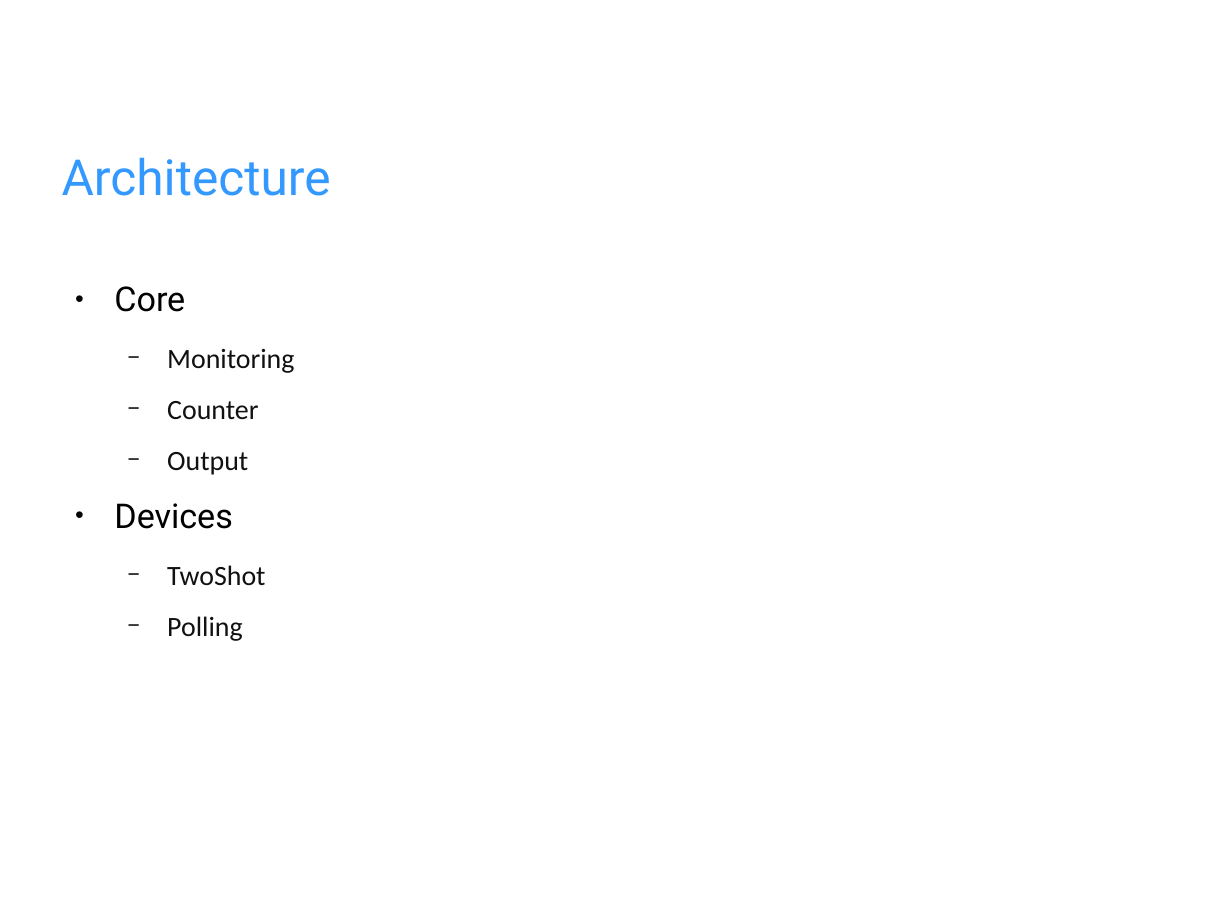
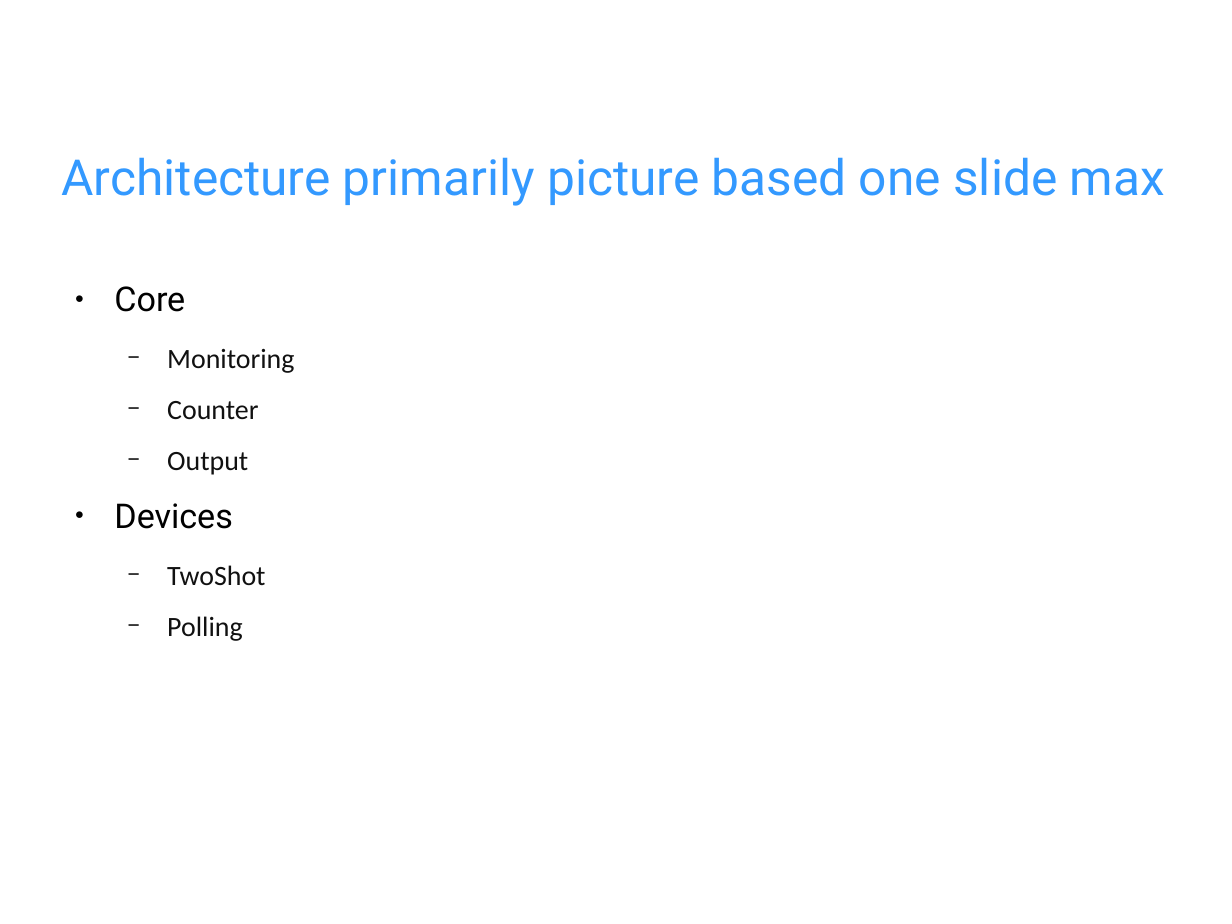
Before and after one commit to fhilprec/HardwareMonitoring, a slide deck: slide 4 of ProjectPresentation.odp. Drawn at 1232x924 pixels with LibreOffice and Linux fonts; fonts in the diff are those of the drawing; background and template pictures are left out. Boxes give left, top, right and bottom in pixels: in the first picture for what was removed or moved away, otherwise in the second. Text is boxed around its words. In the diff, an @@ line names an element or a change of style, - is before the commit and + after.

```diff
--- a/ProjectPresentation.odp
+++ b/ProjectPresentation.odp
@@ title at bbox=[62, 157, 1165, 206]: text changed @@
-Architecture
+Architecture primarily picture based one slide max
```
Also in this commit, not shown: 4 other slides changed, 5 slides added, 3 slides removed.
